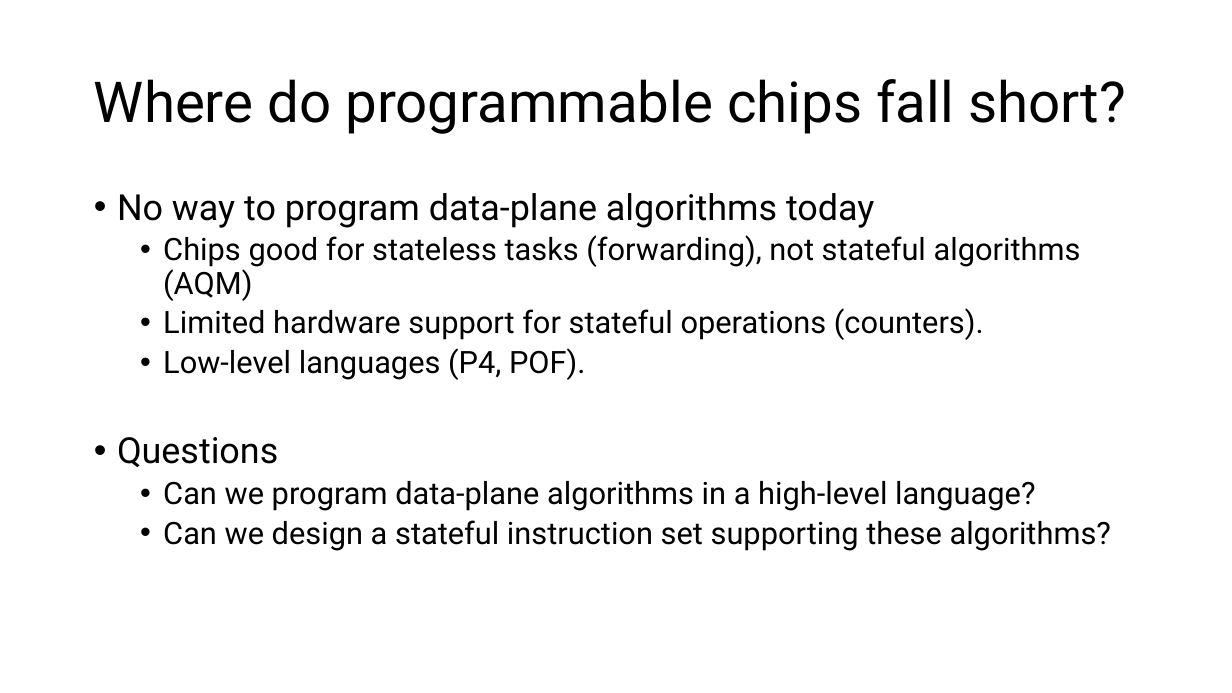
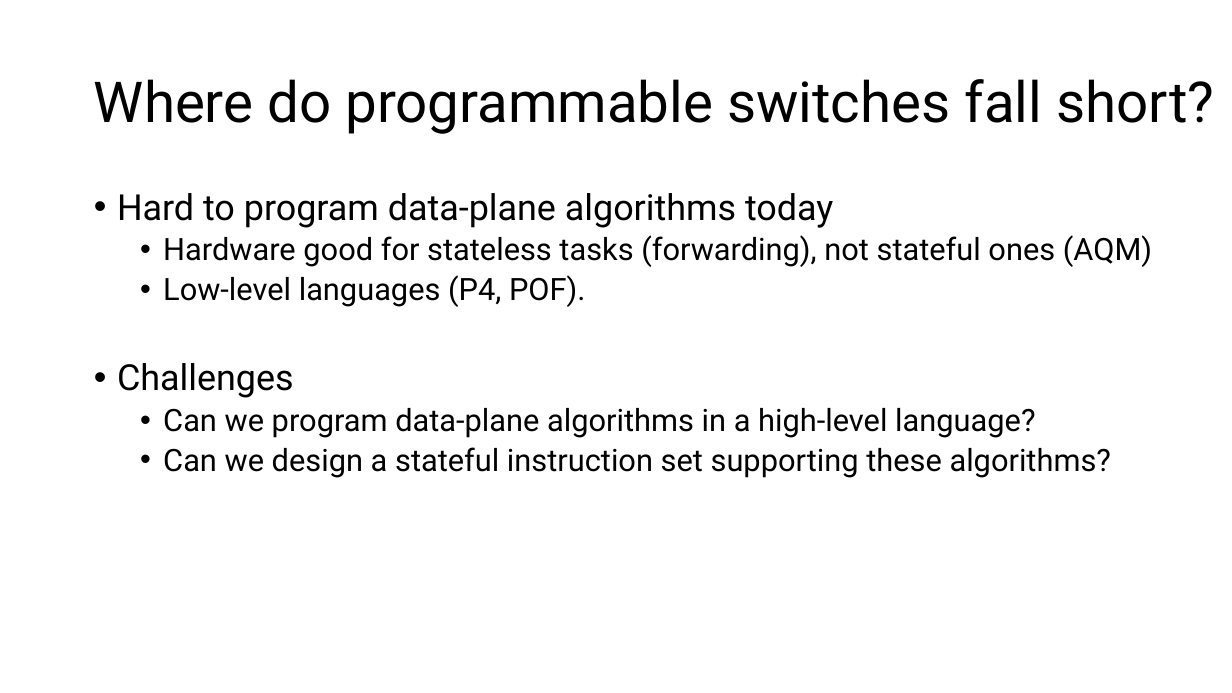
Before and after one commit to anirudhSK/pifo-domino-marple-ppts, a slide deck: slide 4 of domino_sigcomm.pptx. Drawn at 1232x693 pixels with LibreOffice and Linux fonts; fonts in the diff are those of the drawing. Boxes give left, top, right and bottom in pixels: in the first picture for what was removed or moved away, otherwise in the second. Text is boxed around its words. In the diff, an @@ line names an element or a change of style, - is before the commit and + after.

```diff
--- a/domino_sigcomm.pptx
+++ b/domino_sigcomm.pptx
@@ title at (94,79,1214,134): text changed @@
-Where do programmable chips fall short?
+Where do programmable switches fall short?
@@ text at (117,193,1152,267): text changed @@
-• No way to program data-plane algorithms today
-  • Chips good for stateless tasks (forwarding), not stateful algorithms (AQM)
-  • Limited hardware support for stateful operations (counters).
+• Hard to program data-plane algorithms today
+  • Hardware good for stateless tasks (forwarding), not stateful ones (AQM)
@@ text at (117,363,294,398): text changed @@
-• Questions
+• Challenges
```
Also in this commit, not shown: 7 other slides changed, 1 slide removed.
